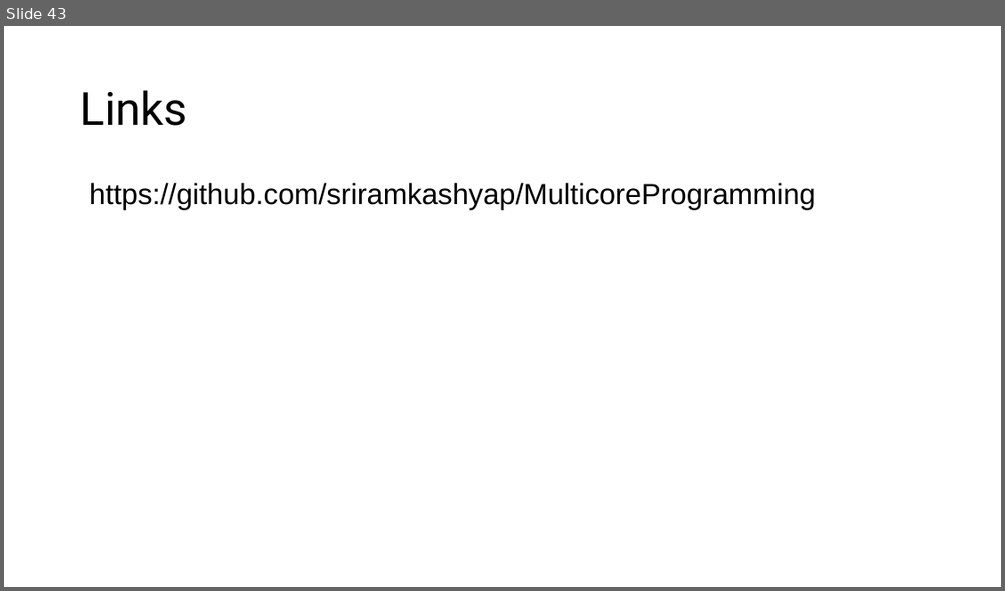
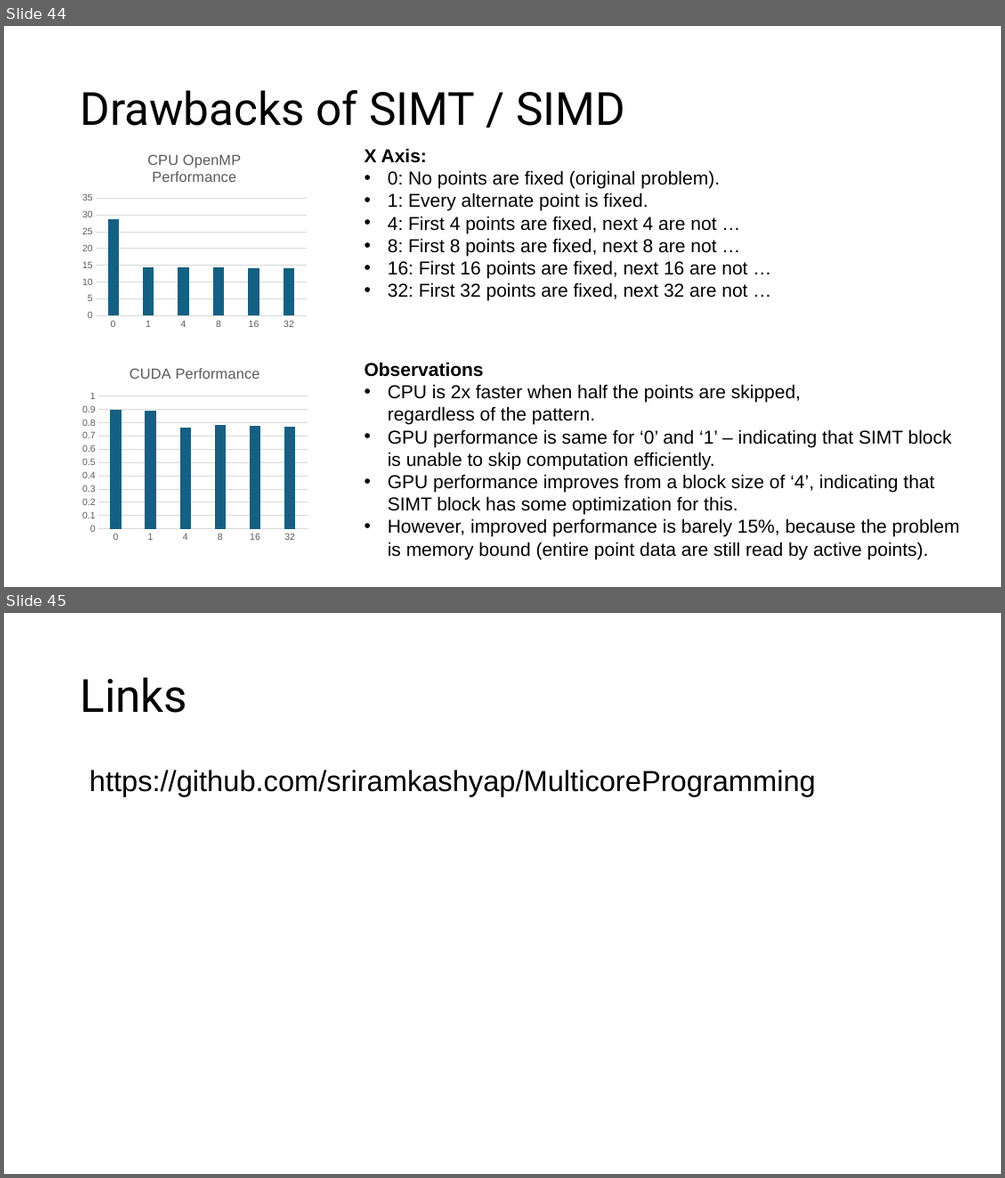
Before and after one commit to sriramkashyap/MulticoreProgramming, a slide deck: Multicore Architecture & Programming.pptx. Shown one above the other, each under a label of ours: slide 43 before the commit, slides 44 and 45 after it. The pictures are 1005x591 and 1005x1178 pixels, drawn with LibreOffice and Linux fonts; fonts in the diff are those of the drawing. Boxes give left, top, right and bottom in pixels: in the first picture for what was removed or moved away, otherwise in the second. Text is boxed around its words. In the diff, an @@ line names an element or a change of style, - is before the commit and + after.

```diff
--- a/Multicore Architecture & Programming.pptx
+++ b/Multicore Architecture & Programming.pptx
@@ slide 44 added at box(4, 26, 1001, 587), background #FFFFFF @@
@@ title added at box(80, 90, 625, 126), 44 pt, text #000000 @@
+Drawbacks of SIMT / SIMD
@@ column chart added at box(78, 141, 311, 332) @@
+title "CPU OpenMP Performance "
+categories: 0, 1, 4, 8, 16, 32
+Series 1: 28.7, 14.4, 14.5, 14.4, 14.3, 14.2
@@ text added at box(364, 148, 747, 301), 18 pt, text #000000 @@
+X Axis:
+• 0: No points are fixed (original problem).
+• 1: Every alternate point is fixed.
+• 4: First 4 points are fixed, next 4 are not …
+• 8: First 8 points are fixed, next 8 are not …
+• 16: First 16 points are fixed, next 16 are not …
+• 32: First 32 points are fixed, next 32 are not …
@@ column chart added at box(78, 354, 312, 546) @@
+title "CUDA Performance "
+categories: 0, 1, 4, 8, 16, 32
+Series 1: 0.9, 0.89, 0.76, 0.78, 0.77, 0.77
@@ text added at box(364, 362, 960, 559), 18 pt, text #000000 @@
+Observations
+• CPU is 2x faster when half the points are skipped,
+  regardless of the pattern.
+• GPU performance is same for ‘0’ and ‘1’ – indicating that SIMT block
+  is unable to skip computation efficiently.
+• GPU performance improves from a block size of ‘4’, indicating that
+  SIMT block has some optimization for this.
+• However, improved performance is barely 15%, because the problem
+  is memory bound (entire point data are still read by active points).
@@ what was slide 43 is now slide 45 @@
```
Also in this commit, not shown: 1 other slide added.
